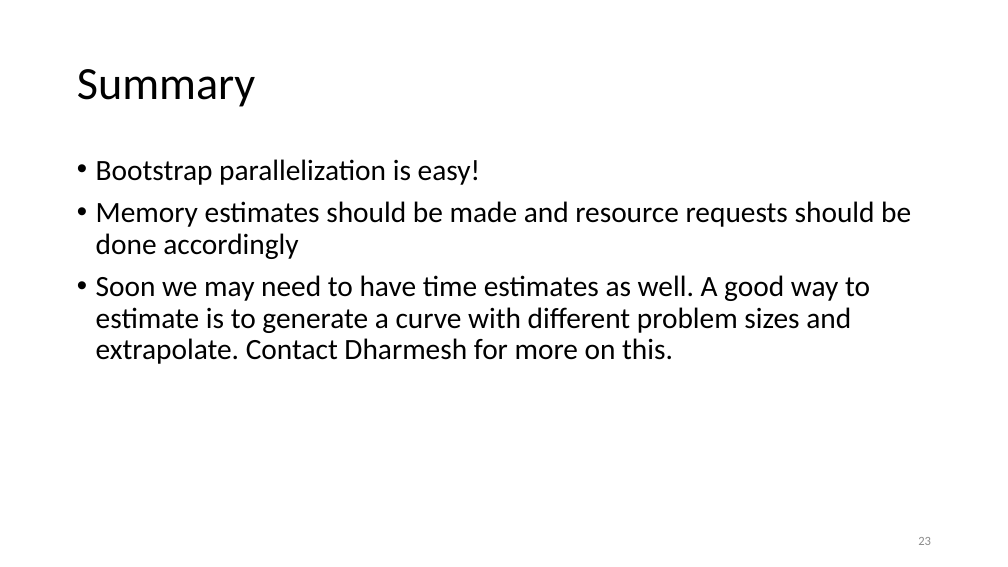
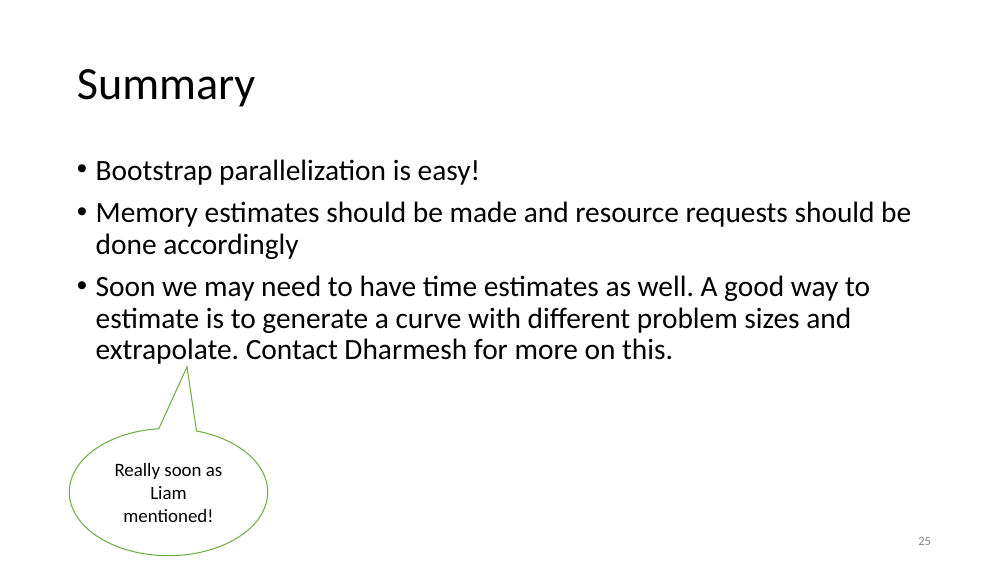
Before and after one commit to DavisLaboratory/Milton-presentation, a slide deck: slide 25 of HPC and git talk.pptx (slide 23 before the commit). Drawn at 1008x567 pixels with LibreOffice and Linux fonts; fonts in the diff are those of the drawing. Boxes give left, top, right and bottom in pixels: in the first picture for what was removed or moved away, otherwise in the second. Text is boxed around its words. In the diff, an @@ line names an element or a change of style, - is before the commit and + after.

```diff
--- a/HPC and git talk.pptx
+++ b/HPC and git talk.pptx
@@ speech bubble added at box(70, 429, 268, 556), fill #FFFFFF, outline #70AD47 1 pt, 18 pt, text #000000 @@
+Really soon as Liam mentioned!
```
Also in this commit, not shown: 3 other slides changed, 3 slides added.
